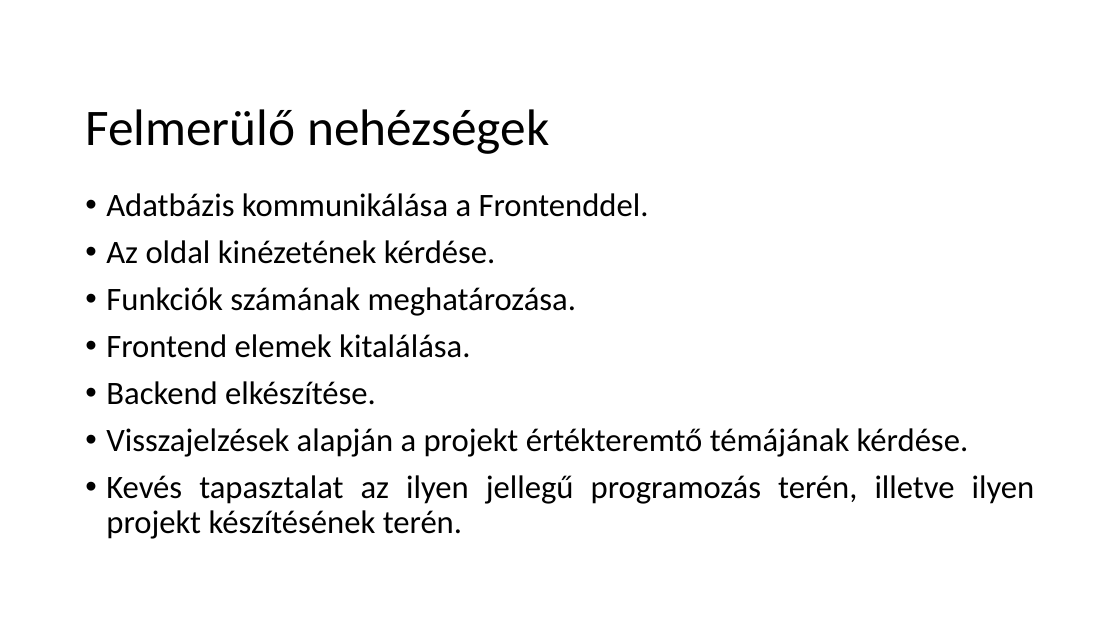
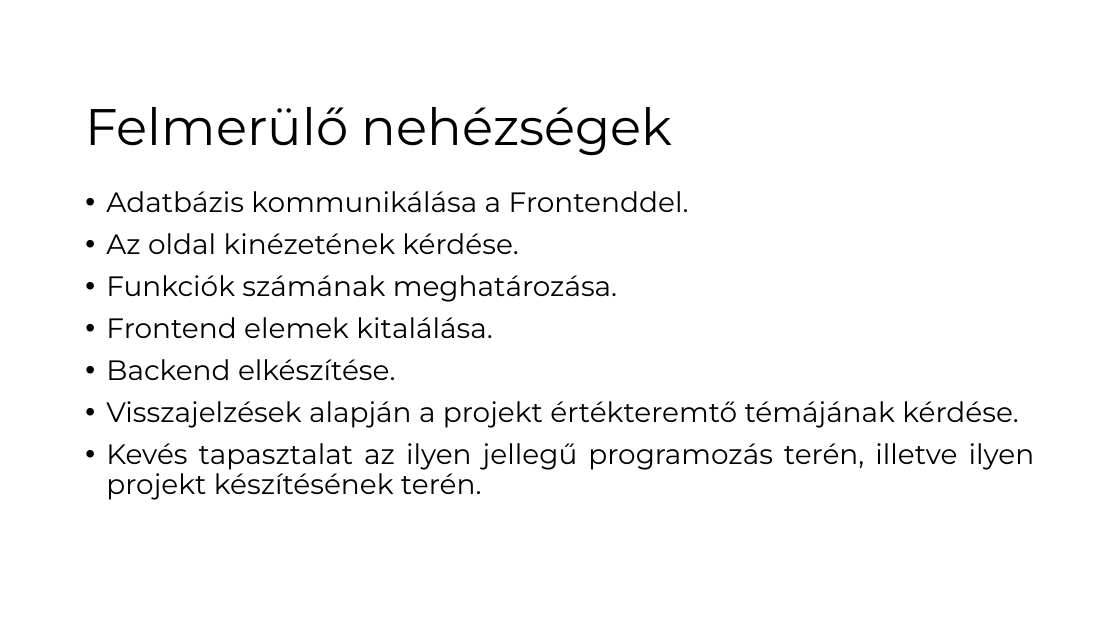
Before and after one commit to Azozzer/Projetkmunka-1-2, a slide deck: slide 5 of SZE_tantargyi_tudasbazis.pptx. Drawn at 1120x630 pixels with LibreOffice and Linux fonts; fonts in the diff are those of the drawing; background and template pictures are left out. Boxes give left, top, right and bottom in pixels: in the first picture for what was removed or moved away, otherwise in the second. Text is boxed around its words. In the diff, an @@ line names an element or a change of style, - is before the commit and + after.

```diff
--- a/SZE_tantargyi_tudasbazis.pptx
+++ b/SZE_tantargyi_tudasbazis.pptx
@@ title "Felmerülő nehézségek" at (85,107,673,156): font Calibri to Montserrat @@
@@ text "Adatbázis kommunikálása a Frontenddel." at (106,191,1035,500): size 28 to 24 pt, font Calibri to Montserrat @@
```
Also in this commit, not shown: 6 other slides changed.
